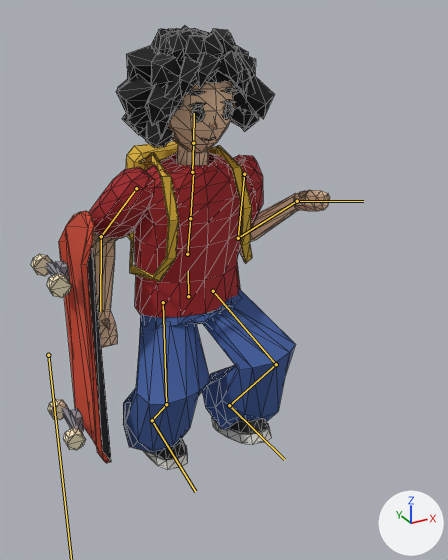
A saved change to the glTF model assets/karakter/karakter.glb.
Camera for both pictures: a 50 mm lens placed at (-0.734, -1.551, 1.466), pointed at (-0.008, -0.233, 0.806). The axes (+X, +Y, +Z) are drawn at lower right. The lights are the same throughout. The picture after the commit comes second. Both versions are drawn at frame 3 of the action 'yaya_hava'; the numbers are the values there. The bones that change, and the others that lie on the model, are drawn over the model as lines. Mesh edges are drawn as thin lines.

Names of what the first picture shows: 'KarakterMesh', 'KaykayMesh'.
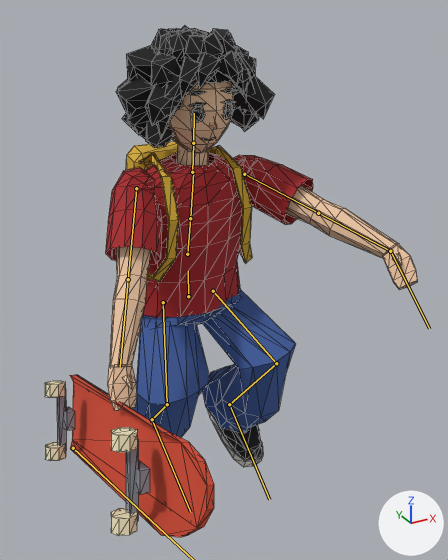
Where the change shows, as pixel boxes [x1, y1, x2, y2] in the pictures (448 x 560 px):
```json
{"object": "KarakterMesh", "change": "posed", "before": [88, 26, 330, 470], "after": [105, 26, 417, 467], "on screen": "29% wider"}
{"object": "KaykayMesh", "change": "posed", "before": [31, 211, 111, 463], "after": [45, 375, 214, 537], "on screen": "110% wider, 36% shorter"}
{"bone": "upper_arm.L", "before": "(244, 174) to (238, 238)", "after": "(244, 174) to (318, 213)"}
{"bone": "forearm.L", "before": "(238, 238) to (297, 201)", "after": "(318, 213) to (390, 251)"}
{"bone": "hand.L", "before": "(297, 201) to (363, 201)", "after": "(390, 251) to (429, 328)"}
{"bone": "upper_arm.R", "before": "(136, 188) to (101, 236)", "after": "(136, 188) to (128, 279)"}
{"bone": "forearm.R", "before": "(101, 236) to (100, 311)", "after": "(128, 279) to (120, 367)"}
{"bone": "shin.L", "before": "(276, 364) to (229, 405)", "after": "(276, 363) to (229, 404)"}
{"bone": "foot.L", "before": "(229, 405) to (284, 459)", "after": "(229, 404) to (269, 499)"}
{"bone": "shin.R", "before": "(166, 404) to (152, 420)", "after": "(167, 404) to (152, 419)"}
{"bone": "foot.R", "before": "(152, 420) to (195, 491)", "after": "(152, 419) to (190, 512)"}
```

Scene script edits in JSON lines:
```json
{"block": "bone_board", "where": "bone_board = bpy.data.objects['KarakterIskelet'].pose.bones['board']"}
{"op": "set", "path": "bone_board.location", "old": "(0.432, -0.027, 0.563)", "new": "(0.477, 0.354, 0.523)"}
{"op": "set", "path": "bone_board.rotation_quaternion", "old": "(0.498, -0.498, -0.511, 0.493)", "new": "(0.632, 0.118, -0.761, -0.088)", "note": "degrees (-91, -1, 90) -> degrees (-57, -110, 59)"}
{"block": "bone_upper_arm_l", "where": "bone_upper_arm_l = bpy.data.objects['KarakterIskelet'].pose.bones['upper_arm.L']  # child of 'chest'"}
{"op": "set", "path": "bone_upper_arm_l.rotation_quaternion", "old": "(0.811, 0.046, -0.514, 0.276)", "new": "(-0.818, 0.338, 0.011, 0.466)", "note": "degrees (-24, -59, 51) -> degrees (-35, -19, -53)"}
{"block": "bone_forearm_l", "where": "bone_forearm_l = bpy.data.objects['KarakterIskelet'].pose.bones['forearm.L']  # child of 'upper_arm.L'"}
{"op": "set", "path": "bone_forearm_l.rotation_quaternion", "old": "(0.484, -0.67, 0.0, -0.562)", "new": "(0.998, 0.047, 0.0, 0.039)", "note": "degrees (-81, -49, -56) -> degrees (5, 0, 4)"}
{"block": "bone_hand_l", "where": "bone_hand_l = bpy.data.objects['KarakterIskelet'].pose.bones['hand.L']  # child of 'forearm.L'"}
{"op": "set", "path": "bone_hand_l.rotation_quaternion", "old": "(0.951, -0.168, -0.045, 0.255)", "new": "(0.953, -0.211, -0.047, 0.211)", "note": "degrees (-20, 0, 30) -> degrees (-25, 0, 25)"}
{"block": "bone_upper_arm_r", "where": "bone_upper_arm_r = bpy.data.objects['KarakterIskelet'].pose.bones['upper_arm.R']  # child of 'chest'"}
{"op": "set", "path": "bone_upper_arm_r.rotation_quaternion", "old": "(0.945, 0.061, -0.059, -0.315)", "new": "(-0.918, 0.354, -0.018, -0.181)", "note": "degrees (9, -4, -37) -> degrees (-41, 9, 19)"}
{"block": "bone_forearm_r", "where": "bone_forearm_r = bpy.data.objects['KarakterIskelet'].pose.bones['forearm.R']  # child of 'upper_arm.R'"}
{"op": "set", "path": "bone_forearm_r.rotation_quaternion", "old": "(0.859, -0.392, 0.0, 0.329)", "new": "(0.998, 0.047, 0.0, -0.039)", "note": "degrees (-44, 15, 36) -> degrees (5, 0, -4)"}
{"block": "bone_shin_l", "where": "bone_shin_l = bpy.data.objects['KarakterIskelet'].pose.bones['shin.L']  # child of 'thigh.L'"}
{"op": "set", "path": "bone_shin_l.rotation_quaternion", "old": "(0.706, 0.696, 0.0, 0.13)", "new": "(0.699, 0.703, 0.0, 0.131)", "note": "degrees (88, -10, 11) -> degrees (89, -11, 11)"}
{"block": "bone_foot_l", "where": "bone_foot_l = bpy.data.objects['KarakterIskelet'].pose.bones['foot.L']  # child of 'shin.L'"}
{"op": "set", "path": "bone_foot_l.rotation_quaternion", "old": "(0.885, -0.457, 0.069, 0.065)", "new": "(0.987, -0.13, 0.087, 0.037)", "note": "degrees (-54, 10, 3) -> degrees (-15, 10, 3)"}
{"block": "bone_shin_r", "where": "bone_shin_r = bpy.data.objects['KarakterIskelet'].pose.bones['shin.R']  # child of 'thigh.R'"}
{"op": "set", "path": "bone_shin_r.rotation_quaternion", "old": "(0.767, 0.63, 0.0, -0.118)", "new": "(0.76, 0.639, 0.0, -0.119)", "note": "degrees (78, 9, -11) -> degrees (79, 9, -11)"}
{"block": "bone_foot_r", "where": "bone_foot_r = bpy.data.objects['KarakterIskelet'].pose.bones['foot.R']  # child of 'shin.R'"}
{"op": "set", "path": "bone_foot_r.rotation_quaternion", "old": "(0.89, -0.445, -0.066, -0.072)", "new": "(0.957, -0.272, -0.079, -0.059)", "note": "degrees (-53, -10, -4) -> degrees (-31, -11, -4)"}
```
